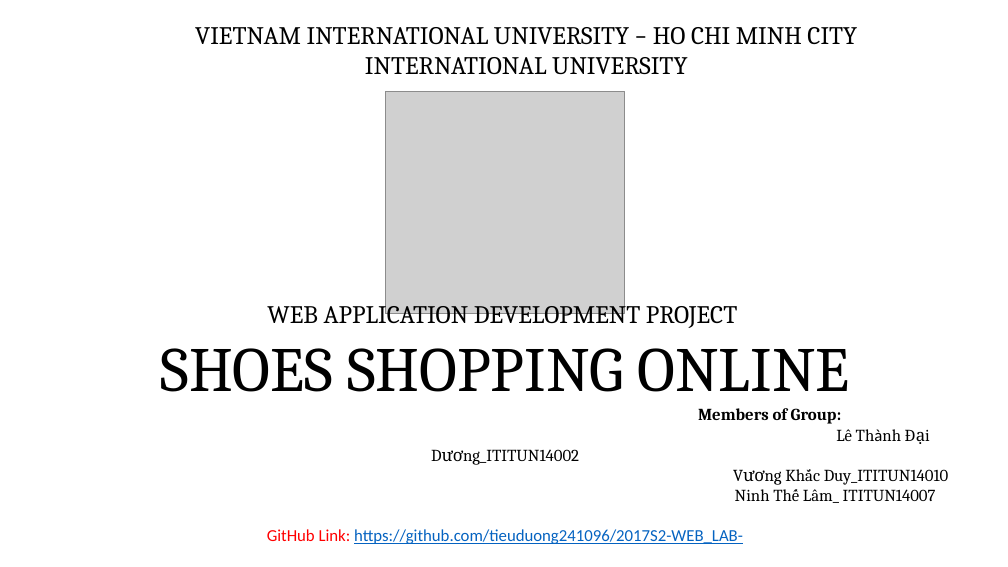
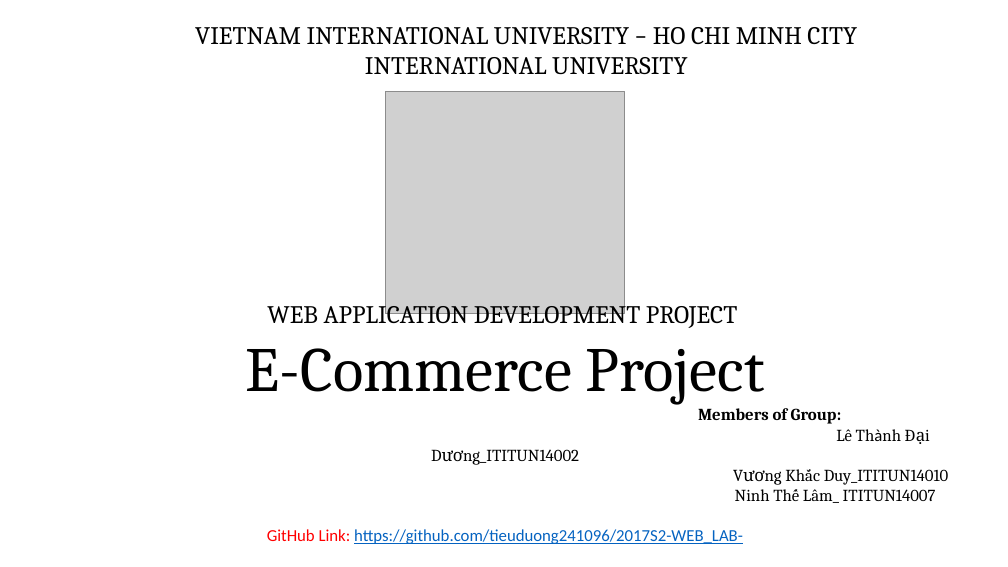
Before and after one commit to tieuduong241096/2017S2-WEB_LAB-, a slide deck: slide 1 of Presentation1.pptx. Drawn at 1008x567 pixels with LibreOffice and Linux fonts; fonts in the diff are those of the drawing; grey boxes stand for pictures. Boxes give left, top, right and bottom in pixels: in the first picture for what was removed or moved away, otherwise in the second. Text is boxed around its words. In the diff, an @@ line names an element or a change of style, - is before the commit and + after.

```diff
--- a/Presentation1.pptx
+++ b/Presentation1.pptx
@@ text at (246, 348, 765, 405): text changed @@
-SHOES SHOPPING ONLINE
+E-Commerce Project
```
Also in this commit, not shown: 8 other slides changed, 4 slides added, 6 slides removed.
